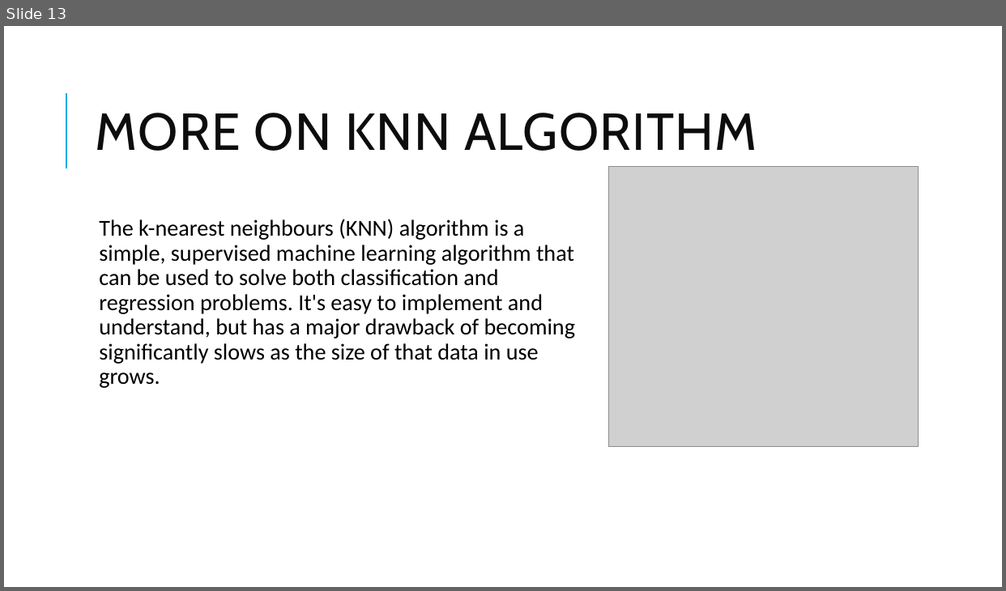
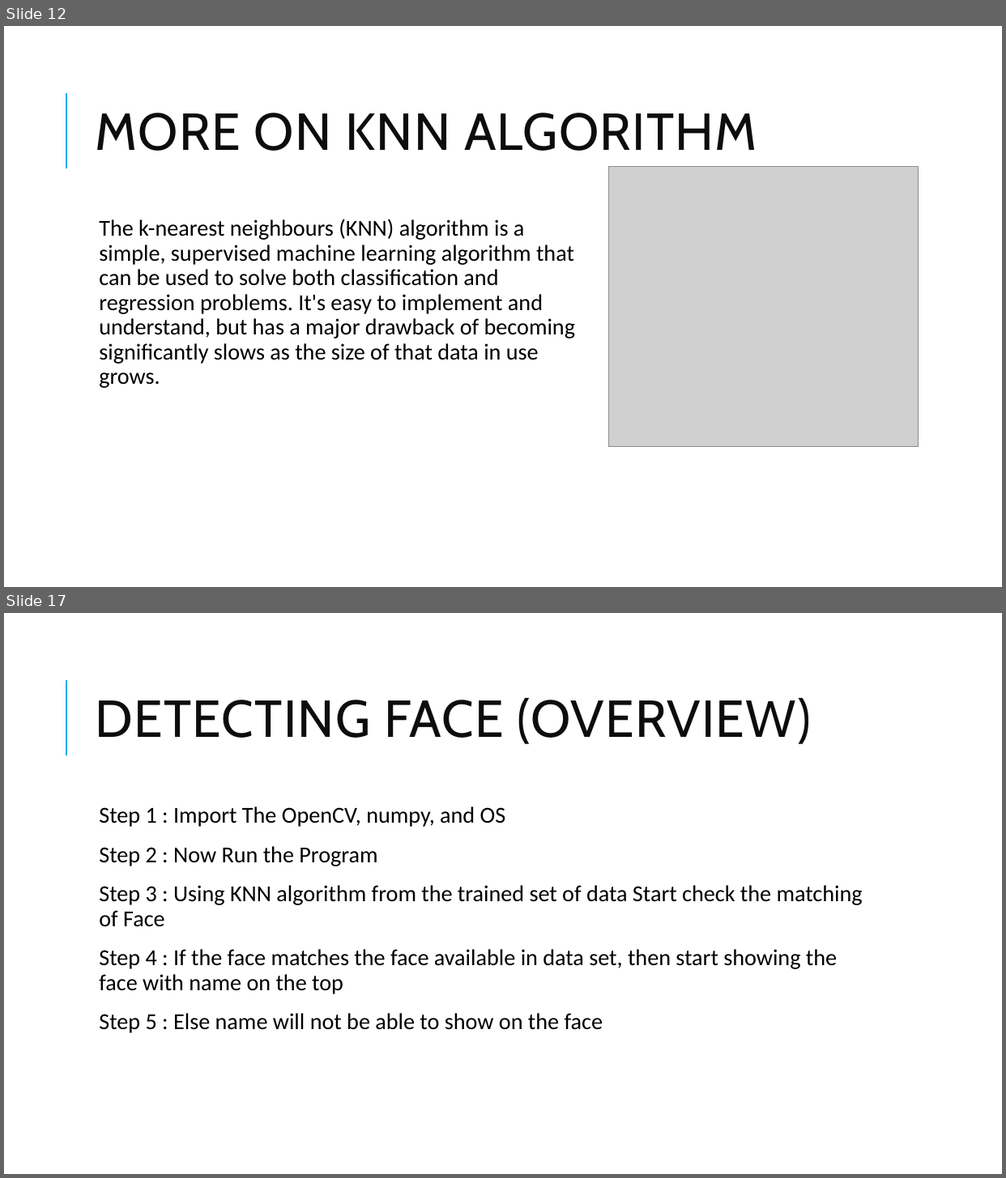
Before and after one commit to adarshdwivedi123/projectchecking, a slide deck: Project Presentation.pptx. Shown one above the other, each under a label of ours: slide 13 before the commit, slides 12 and 17 after it; the slides between them are not shown. The pictures are 1006x591 and 1006x1178 pixels, drawn with LibreOffice and Linux fonts; fonts in the diff are those of the drawing; grey boxes stand for pictures. Boxes give left, top, right and bottom in pixels: in the first picture for what was removed or moved away, otherwise in the second. Text is boxed around its words. In the diff, an @@ line names an element or a change of style, - is before the commit and + after.

```diff
--- a/Project Presentation.pptx
+++ b/Project Presentation.pptx
@@ slide 17 added at [4, 613, 1002, 1174], background #FFFFFF; not listed: 1 template element that a slide beside it also shows @@
@@ title added at [96, 698, 811, 744], 50 pt, text #0D0D0D @@
+DETECTING FACE (OVERVIEW)
@@ text added at [99, 807, 863, 1033], 22 pt, text #000000 @@
+  Step 1 : Import The OpenCV, numpy, and OS
+  Step 2 : Now Run the Program
+  Step 3 : Using KNN algorithm from the trained set of data Start check the matching of Face
+  Step 4 : If the face matches the face available in data set, then start showing the face with name on the top
+  Step 5 : Else name will not be able to show on the face
@@ what was slide 13 is now slide 12 @@
```
Also in this commit, not shown: 1 slide changed, 11 other slides added, 1 other file.
